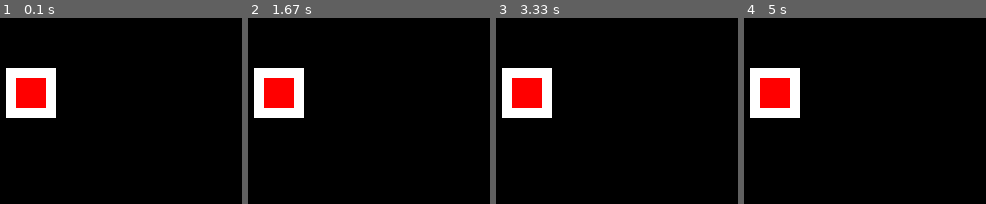
Above: before the commit, frames 1-4 (left to right).
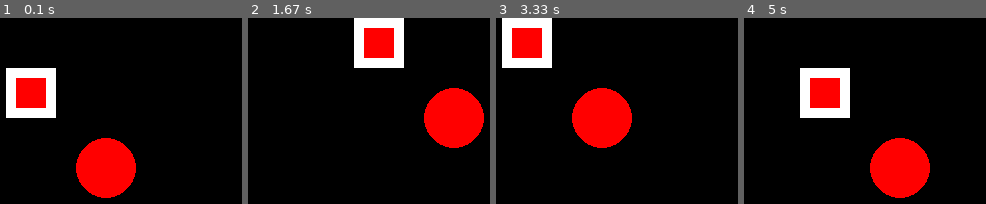
Above: after the commit, the same moments.

Repository: Jarrett-Tranel/CUWHackathon2020
Game: pygame game, started from CUWHackathon2020.py
The game is run twice, just before and just after one commit, with the same random seed, the same clock (stepped at 60 frames per second) and the same inputs.
Inputs:
- Up to frame 1 (0.1 s): no input
- Up to frame 2 (1.67 s): hold Right 0.33-0.8 s; hold Up 0.83-1.13 s; hold Right 1.17-1.63 s
- Up to frame 3 (3.33 s): hold Left 1.67-2.2 s; hold Down 2.23-2.53 s; hold Left 2.57-2.97 s; hold Up from 3 s (still down)
- Up to frame 4 (5 s): release Up at 3.37 s; hold Right 3.4-4.03 s; hold Down 4.07-4.43 s; hold Left 4.47-4.93 s; hold Right from 4.97 s (still down)

The runs differ from the first frame. In frame 1, 6.2% of the frame differs, in the area x 31-57%, y 64-97%; in frame 2, 17%, in the area x 2-98%, y 0-70%; in frame 3, 17%; in frame 4, 17%.

Commit message:
Update CUWHackathon2020.py

Diff:
--- a/CUWHackathon2020.py
+++ b/CUWHackathon2020.py
@@ -21,14 +21,35 @@
 rect_x = 50
 rect_y = 50
 
+x_speed = 0
+y_speed = 0
+
+clock = pygame.time.Clock()
+
 while not done:
     for event in pygame.event.get():
         if event.type == pygame.QUIT:
             done = True
+        elif event.type == pygame.KEYDOWN:
+            if event.key == pygame.K_LEFT:
+                x_speed = -50
+            elif event.key == pygame.K_RIGHT:
+                x_speed = 50
+            elif event.key == pygame.K_UP:
+                y_speed = -50
+            elif event.key == pygame.K_DOWN:
+                y_speed = 50
 
+    rect_x = rect_x + x_speed
+    rect_y = rect_y + y_speed
+    x_speed = 0
+    y_speed = 0
     screen.fill(BLACK)
 
     pygame.draw.rect(screen, WHITE, [rect_x, rect_y, 50, 50])
     pygame.draw.rect(screen, RED, [rect_x + 10, rect_y + 10, 30, 30])
+    pygame.draw.circle(screen, RED, [rect_x + 100, rect_y + 100], 30)
+
 
     pygame.display.flip()
+    clock.tick(60)
